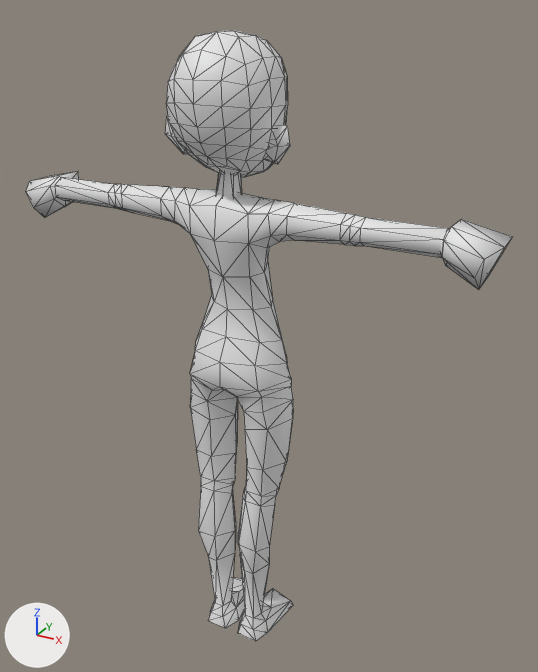
An edit to the glTF model Player/Models/Player/lan_body_final.glb, drawn before and after from the same camera.
Rendered twice from a 50 mm lens placed at (0.731, -1.178, 1.362), pointed at (0.042, 0.074, 0.736). Arrows for +X, +Y and +Z are at lower left; the lights stay in place. The older version comes first. Mesh edges are drawn as thin lines. Where no turn or scale is listed for an object, it has been applied to the vertices. Vertices at exactly the same position are counted once.

Objects in the first picture: 'Body', 'Head', 'hand.L', 'hand.R' and 1 more.
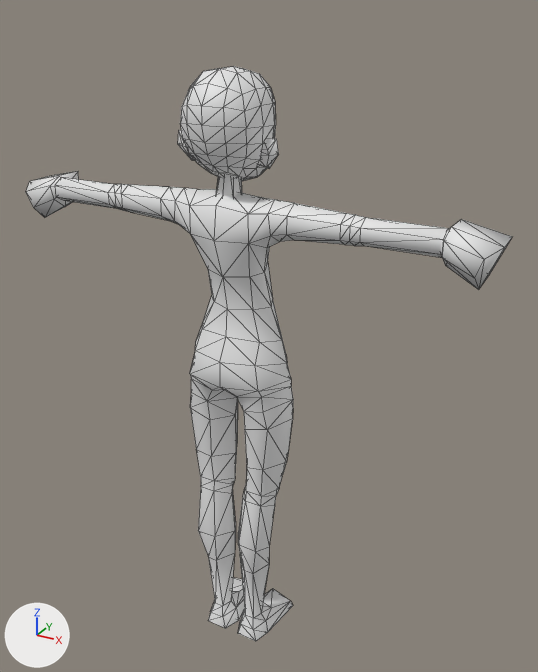
What the commit changed:
me_cube_004 is used by ob_head; location (0.0, 0.0, 0.0).
me_cube_004 had 150 vertices, 280 faces and spanned x -0.132..0.132, y -0.109..0.138, z 1.067..1.328.
me_cube_004 now has 150 vertices, 280 faces and spans x -0.107..0.107, y -0.086..0.111, z 1.061..1.269.
me_cube_004 part 1: the loose piece of 126 vertices spanning x -0.105..0.105, y -0.109..0.138, z 1.067..1.328 is scaled about its middle by 0.799, then moved by (0.0, -0.002, -0.032).
me_cube_004 part 2: the loose piece of 12 vertices spanning x -0.132..-0.067, y -0.021..0.008, z 1.11..1.18 is scaled about its middle by 0.798, then moved by (0.018, 0.003, -0.017).
me_cube_004 part 3: the loose piece of 12 vertices spanning x 0.067..0.132, y -0.021..0.008, z 1.11..1.18 is scaled about its middle by 0.798, then moved by (-0.018, 0.003, -0.017).

Pixel boxes [x1, y1, x2, y2] of what changed, in the pictures (538 x 672 px; the box of a moved part takes in the faces that stretch with it):
'Head', reshaped (19% narrower, 22% shorter): before [165, 30, 290, 177]; after [178, 66, 279, 181]
part 1 of me_cube_004, moved or reshaped: before [166, 30, 288, 177]; after [180, 66, 276, 181]
part 2 of me_cube_004, moved or reshaped: before [165, 116, 188, 154]; after [178, 130, 194, 160]
part 3 of me_cube_004, moved or reshaped: before [266, 125, 290, 164]; after [260, 138, 279, 168]
